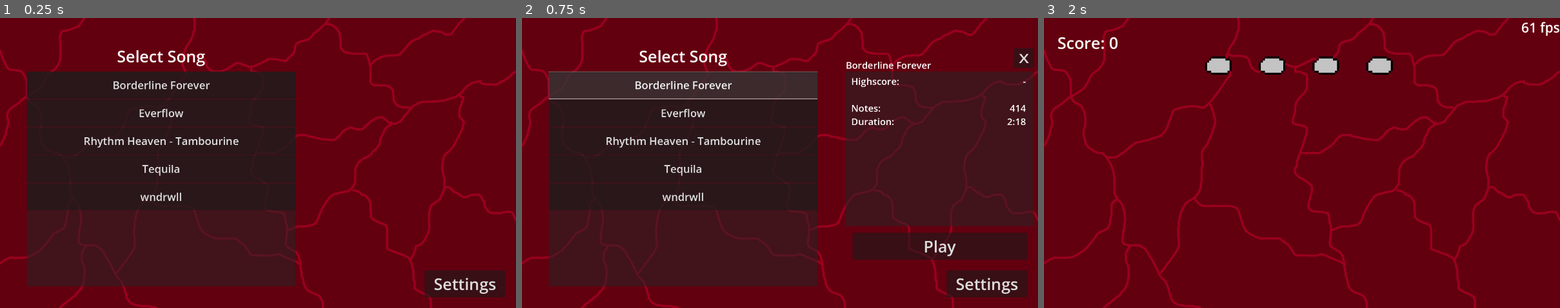
Above: before the commit, frames 1-3 (left to right).
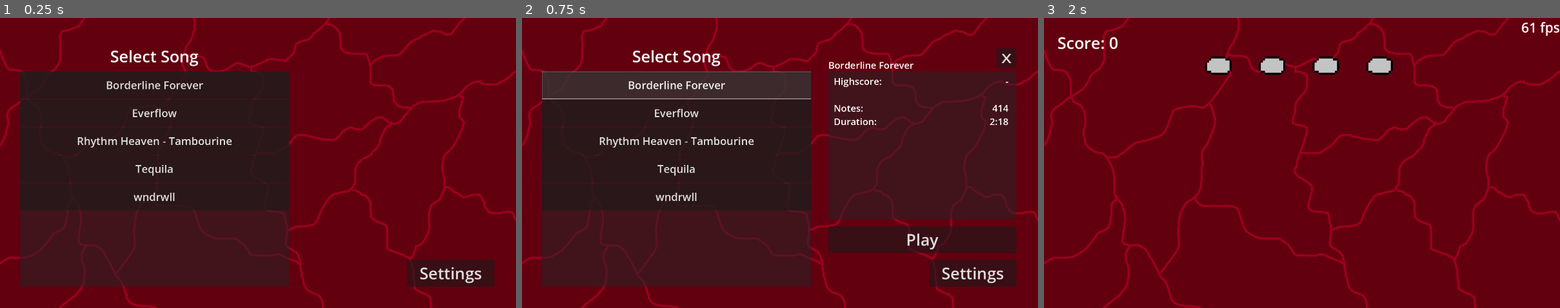
Above: after the commit, the same moments.

Repository: rlett/beats-of-godot-mind
Game: Godot game, scene res://Scenes/main.tscn
Two runs of this game, one before a commit and one after it. Both use one fixed random seed, a clock stepped at 60 frames per second and the inputs below.
Inputs:
- Up to frame 1 (0.25 s): no input
- Up to frame 2 (0.75 s): click "Borderline Forever" at 0.5 s
- Up to frame 3 (2 s): click "Play" at 1.25 s

The runs differ from the first frame. In frame 1, 5.4% of the frame differs, in the area x 3-98%, y 11-97%; in frame 2, 13%, in the area x 3-100%, y 10-97%; in frame 3, nothing differs.

Commit message:
Multiple Buttons + Main Overlay Adjust

Diff:
--- a/Scenes/main.tscn
+++ b/Scenes/main.tscn
@@ -12,12 +12,13 @@
 
 [node name="SongInfo" type="Node2D" parent="."]
 visible = false
+position = Vector2(-65, 0)
 
 [node name="BOX" type="ColorRect" parent="SongInfo"]
 offset_left = 1205.0
 offset_top = 200.0
 offset_right = 1905.0
-offset_bottom = 775.0
+offset_bottom = 750.0
 color = Color(0.137255, 0.137255, 0.137255, 0.537255)
 
 [node name="InfoTitle" type="Label" parent="SongInfo"]
@@ -43,10 +44,10 @@
 justification_flags = 162
 
 [node name="PlayButton" type="Button" parent="SongInfo"]
-offset_left = 1230.0
-offset_top = 800.0
-offset_right = 1880.0
-offset_bottom = 900.0
+offset_left = 1205.0
+offset_top = 775.0
+offset_right = 1905.0
+offset_bottom = 875.0
 tooltip_text = "Play the selected song."
 theme_override_font_sizes/font_size = 60
 action_mode = 0
@@ -129,16 +130,28 @@
 justification_flags = 162
 
 [node name="Settings" type="Button" parent="."]
-offset_left = 1580.0
-offset_top = 940.0
-offset_right = 1880.0
-offset_bottom = 1040.0
+offset_left = 1515.0
+offset_top = 900.0
+offset_right = 1840.0
+offset_bottom = 1000.0
 tooltip_text = "seting menu :3"
 theme_override_font_sizes/font_size = 60
 action_mode = 0
 text = "Settings"
 
+[node name="OtherButton" type="Button" parent="."]
+visible = false
+offset_left = 1140.0
+offset_top = 900.0
+offset_right = 1465.0
+offset_bottom = 1000.0
+tooltip_text = "seting menu :3"
+theme_override_font_sizes/font_size = 60
+action_mode = 0
+text = "Sumthin"
+
 [node name="SongSelect" type="Node2D" parent="."]
+position = Vector2(-25, 0)
 
 [node name="ErrorMsg" type="Label" parent="SongSelect"]
 visible = false
@@ -182,3 +195,4 @@
 [connection signal="pressed" from="SongInfo/PlayButton" to="." method="_level"]
 [connection signal="pressed" from="SongInfo/X" to="." method="_closeLevelDetails"]
 [connection signal="pressed" from="Settings" to="." method="_settings"]
+[connection signal="pressed" from="OtherButton" to="." method="_settings"]
--- a/Scripts/Conductor.gd
+++ b/Scripts/Conductor.gd
@@ -239,11 +239,13 @@
 			if(key == keys[i]):
 				areas = get_node(note_holes[i % 4] + "/Area2D").get_overlapping_areas()
 				slot = i % 4
-				break
+				if areas:
+					_processNotes(areas, slot)
+				#break
 
 		# If there are actual notes in the range, see what to do
-		if areas:
-			_processNotes(areas, slot)
+		#if areas:
+		#	_processNotes(areas, slot)
 
 
 # Updates the sprite of the note hole when it pressed :) or depressed :(
@@ -257,7 +259,7 @@
 				var sprite = get_node(note_holes[i % 4] + "/noteholesprite")
 				sprite.texture = pressed
 				sprite.scale = smol
-				break
+				#break
 	elif keyEvent.pressed == false:
 		# Loop thru all keys, if that one is no longer pressed, put that one up.
 		for i in range(8):
@@ -265,7 +267,7 @@
 				var sprite = get_node(note_holes[i % 4] + "/noteholesprite")
 				sprite.texture = unpressed
 				sprite.scale = normal
-				break
+				#break
 
 
 # Processes an input on a given slot, adds points, spawns a hitreg, and removes a note
